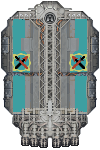
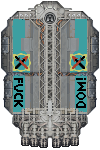
Before/after of a w=100, h=150 layered artwork. What changed in the layer stack:
showed "Paint Layer 19" over 14, 78, 86, 108
